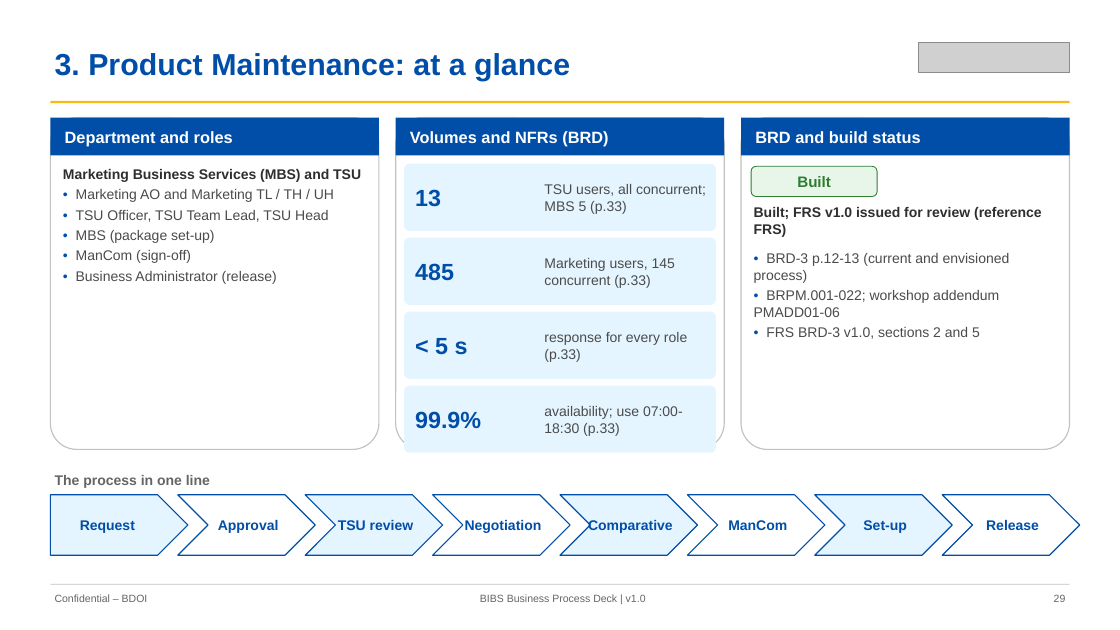
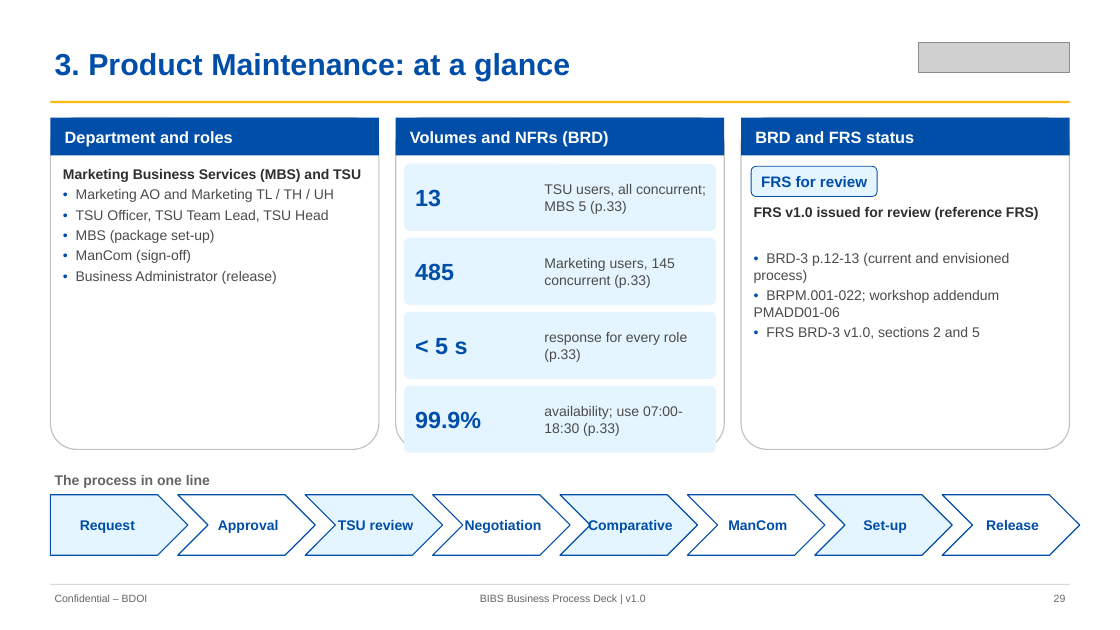
Before and after one commit to IortaTexhNXT-DEV/FinVerse, a slide deck: slide 29 of docs/deliverables/out/Programme/Decks/BIBS_Deck_BRD-00_Business_Process_AsIs_Envisioned_BestPractice_v1.0.pptx. Drawn at 1120x630 pixels with LibreOffice and Linux fonts; fonts in the diff are those of the drawing; grey boxes stand for pictures. Boxes give left, top, right and bottom in pixels: in the first picture for what was removed or moved away, otherwise in the second. Text is boxed around its words. In the diff, an @@ line names an element or a change of style, - is before the commit and + after.

Commit message:
Business process deck: FRS status and sign-off roadmap instead of build status; rebuilt deck and figures

```diff
--- a/docs/deliverables/out/Programme/Decks/BIBS_Deck_BRD-00_Business_Process_AsIs_Envisioned_BestPractice_v1.0.pptx
+++ b/docs/deliverables/out/Programme/Decks/BIBS_Deck_BRD-00_Business_Process_AsIs_Envisioned_BestPractice_v1.0.pptx
@@ text at bbox=[755, 131, 914, 143]: text changed @@
-BRD and build status
+BRD and FRS status
@@ rounded rectangle "FRS for review" at bbox=[751, 166, 877, 197]: fill #E8F5E9 to #E5F5FF; outline #2E7D32 0.75 pt to #004EA8 0.75 pt @@
@@ text in rounded rectangle at bbox=[761, 176, 867, 187]: text changed; text colour #2E7D32 to #004EA8 @@
-Built
+FRS for review
@@ text at bbox=[754, 207, 1039, 220]: text changed @@
-Built; FRS v1.0 issued for review (reference FRS)
+FRS v1.0 issued for review (reference FRS)
```
Also in this commit, not shown: 40 other slides changed, 43 other files.
